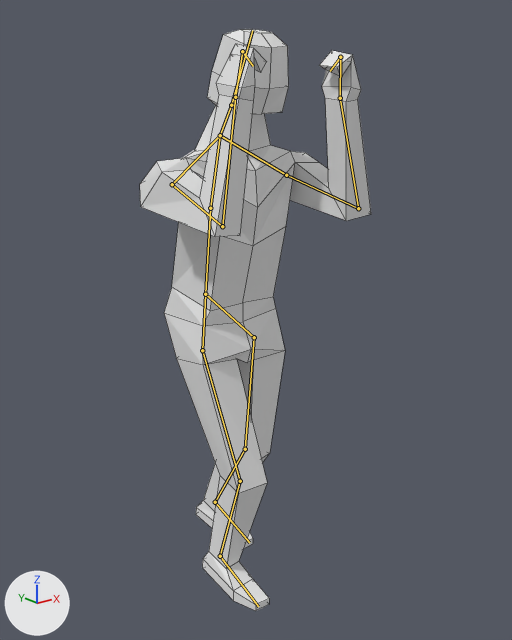
A saved change to the Blender file Games/Assets/SuperHero/SuperHero.blend.
One viewpoint serves both versions: a 50 mm camera at (-10.55, -14.48, 12.86) aimed at (0.48, -0.69, 7.34). Every picture has the same lights, and +X, +Y and +Z are marked at lower left. Both versions are drawn at frame 19 of the action 'Walk'; the numbers are the values there. The bones that bend it are drawn over the model as lines. Mesh edges are drawn as thin lines.

Names of what the first picture shows: 'Meshes'.
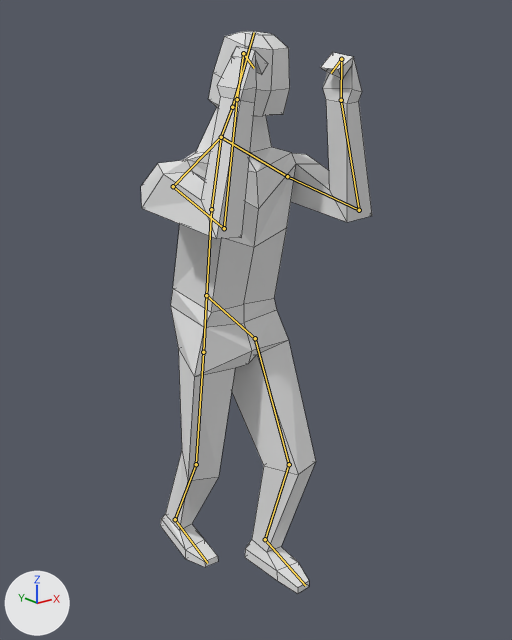
Changed parts and their boxes (x1, y1, x2, y2) in the pictures (512 x 640 px):
'Meshes', posed: before (140, 29, 371, 611); after (141, 31, 372, 594)

What changed in the scene script:
```text
Change bone_root:
    where bone_root = bpy.data.objects['Armature'].pose.bones['Root']
    bone_root.location: (-0.05, 0.0, -0.33) -> (-0.02, 0.0, -0.37)
Change bone_leg_contol_l:
    where bone_leg_contol_l = bpy.data.objects['Armature'].pose.bones['Leg.Contol.L']
    bone_leg_contol_l.location: (0.0, 1.36, 0.07) -> (0.0, -1.11, 0.02)
    bone_leg_contol_l.rotation_quaternion: (1.0, -0.003, 0.0, 0.0) -> (1.0, -0.012, 0.0, 0.0)  # degrees (0, 0, 0) -> degrees (-1, 0, 0)
Change bone_leg_control_r:
    where bone_leg_control_r = bpy.data.objects['Armature'].pose.bones['Leg.Control.R']
    bone_leg_control_r.location: (0.0, -0.91, 0.0) -> (0.0, 1.42, 0.0)
```
